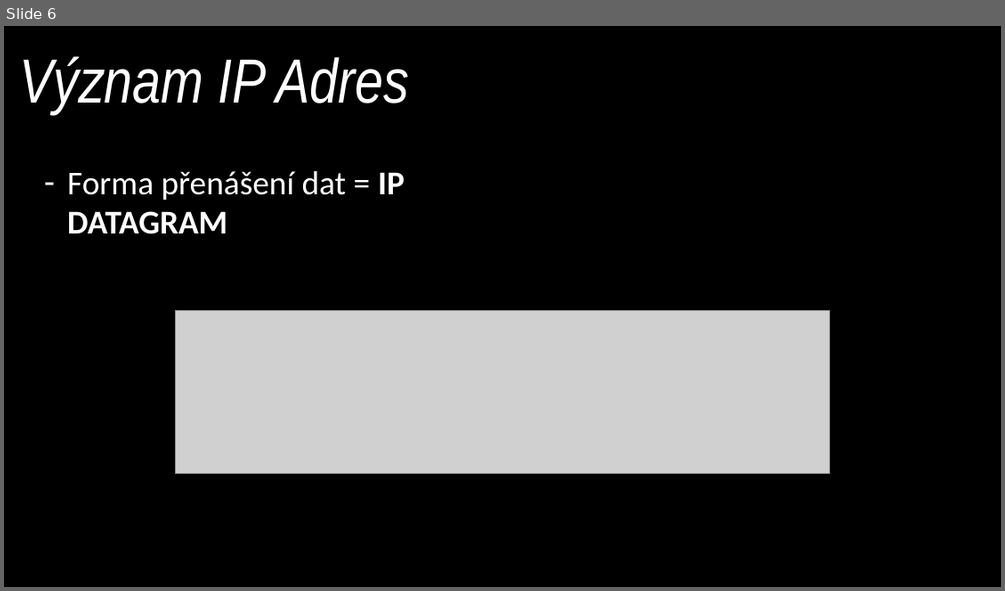
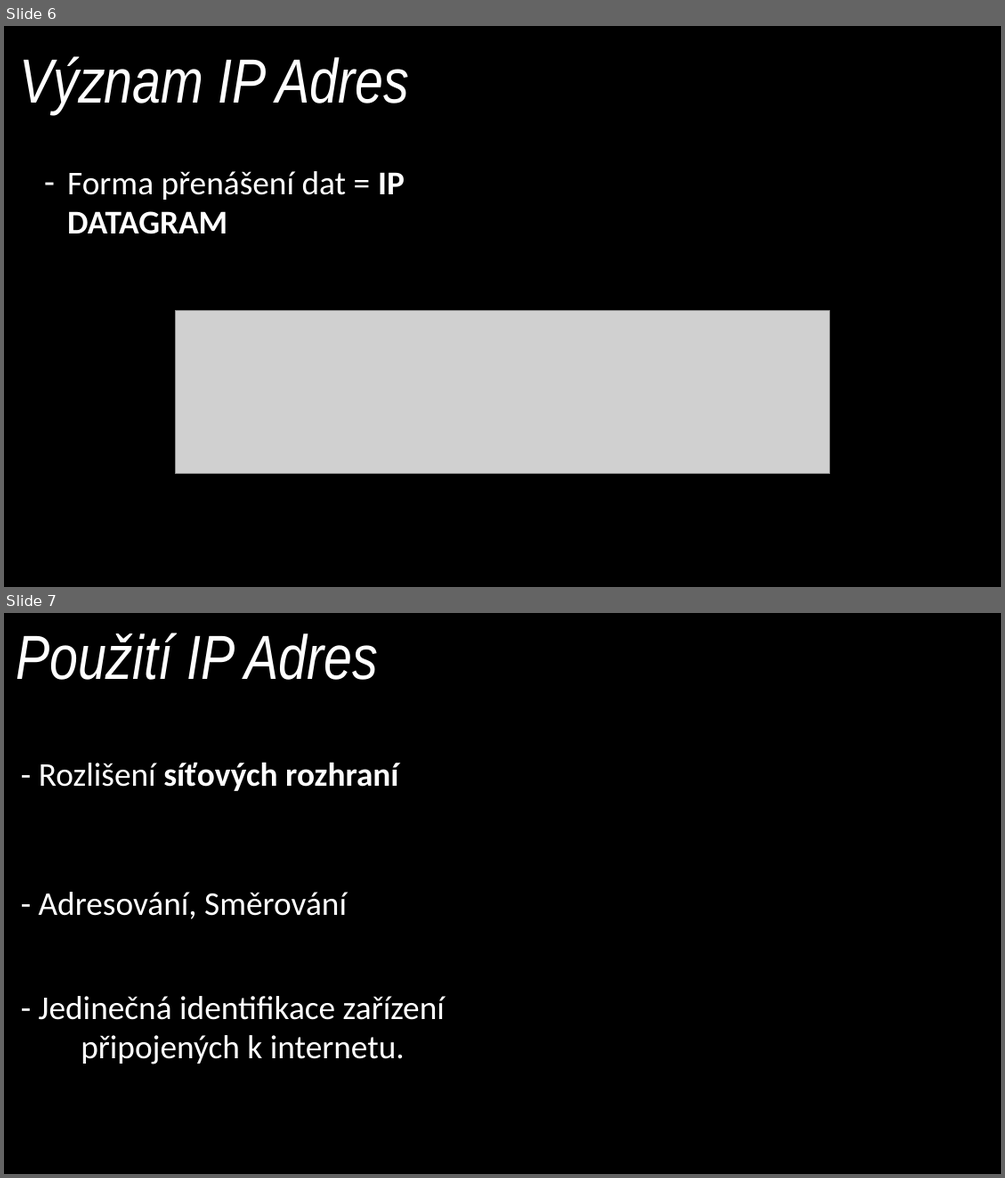
Before and after one commit to Ad4rr/I11Prezentace, a slide deck: Novák (1).pptx. Shown one above the other, each under a label of ours: slide 6 before the commit, slides 6 and 7 after it. The pictures are 1005x591 and 1005x1178 pixels, drawn with LibreOffice and Linux fonts; fonts in the diff are those of the drawing; grey boxes stand for pictures; background and template pictures are left out. Boxes give left, top, right and bottom in pixels: in the first picture for what was removed or moved away, otherwise in the second. Text is boxed around its words. In the diff, an @@ line names an element or a change of style, - is before the commit and + after.

```diff
--- a/Novák (1).pptx
+++ b/Novák (1).pptx
@@ slide 7 added at bbox=[4, 613, 1001, 1174], background picture (left out) @@
@@ title added at bbox=[16, 633, 378, 680], 60 pt, text #FFFFFF, italic @@
+Použití IP Adres
@@ text added at bbox=[39, 762, 398, 791], 32 pt, text #FFFFFF, bold @@
+- Rozlišení síťových rozhraní
@@ text added at bbox=[39, 892, 347, 919], 32 pt, text #FFFFFF @@
+- Adresování, Směrování
@@ text added at bbox=[39, 996, 445, 1064], 32 pt, text #FFFFFF @@
+- Jedinečná identifikace zařízení
+připojených k internetu.
```
Also in this commit, not shown: 2 other slides added.
